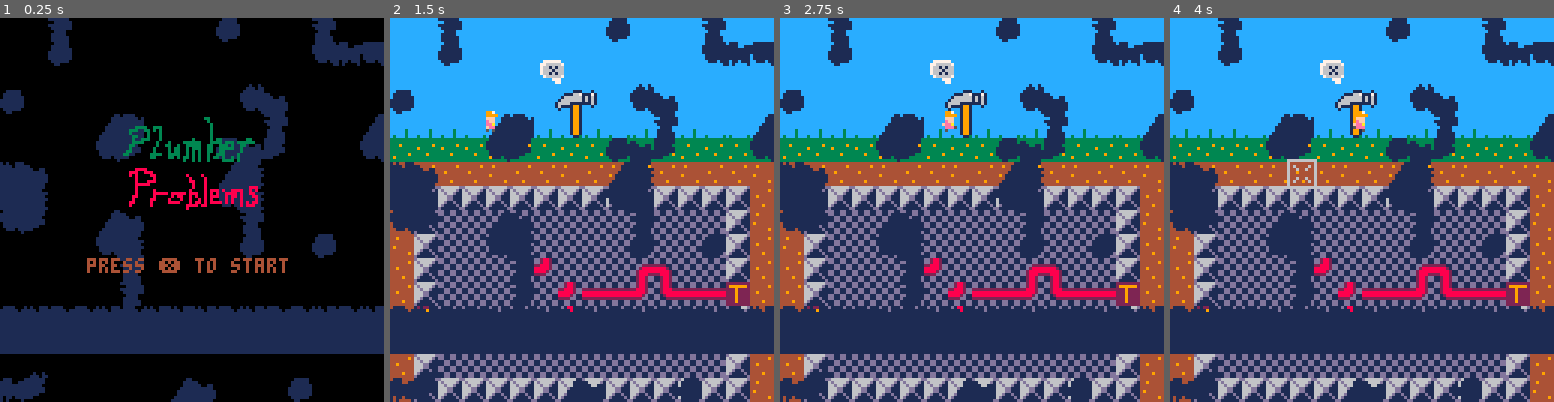
Above: before the commit, frames 1-4 (left to right).
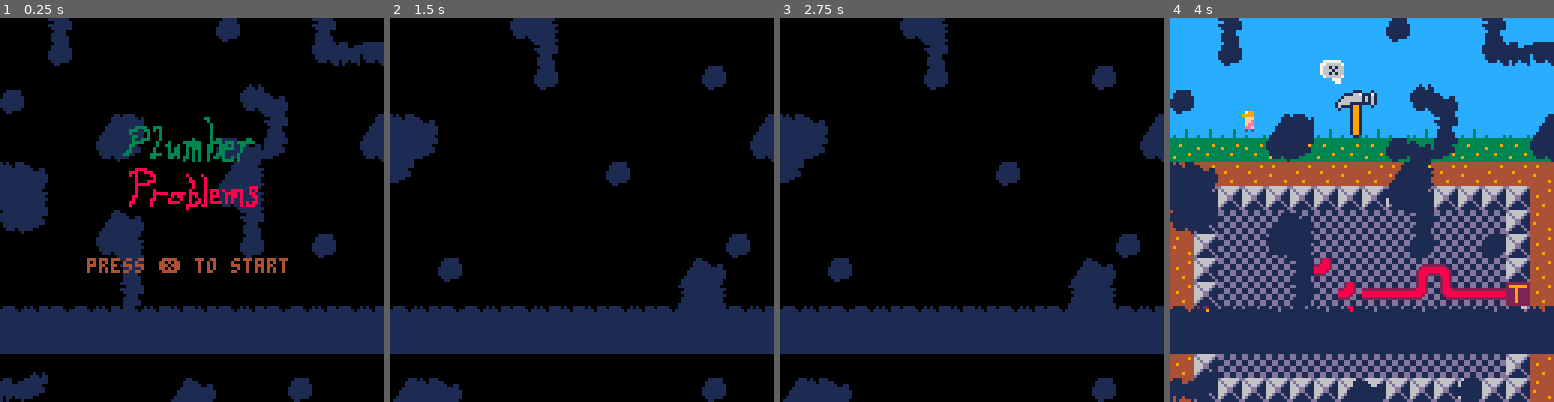
Above: after the commit, the same moments.

Repository: mphelp/picoresearch
Game: PICO-8 cartridge carts/game1.p8
Two runs of this game, one before a commit and one after it. Both use one fixed random seed, a clock stepped at 60 frames per second and the inputs below.
Inputs:
- Up to frame 1 (0.25 s): no input
- Up to frame 2 (1.5 s): tap X (X key) at 0.33, 1.07 s; tap O (Z key) at 0.7 s
- Up to frame 3 (2.75 s): hold Right 1.6-2.1 s; tap O (Z key) at 1.7, 2.1, 2.5 s; tap X (X key) at 1.85 s; hold Up 2.15-2.42 s; hold Right from 2.47 s (still down)
- Up to frame 4 (4 s): tap O (Z key) at 2.9, 3.3, 3.7 s; tap X (X key) at 2.97 s; release Right at 3.03 s; hold Left 3.08-3.58 s; hold Down 3.63-3.97 s

The runs differ from the first frame. In frame 1, less than 0.1% of the frame differs, in the area x 11-75%, y 31-96%; in frame 2, 86%, in the area x 0-100%, y 0-100%; in frame 3, 86%; in frame 4, 0.5%.

Commit message:
Intro code

Diff:
--- a/carts/game1.p8
+++ b/carts/game1.p8
@@ -15,6 +15,7 @@
 
 -- gstate: move, curs, beginzoom, zoomin, zoomed, rotate, zoomout
 local gstate, glevel=0
+local intro_timer = 0
 
 -- macros
 bnmap = {x=5, z=4, l=0, r=1, u=2, d=3 }
@@ -60,6 +61,7 @@
 
 handle_state_transitions = function()
     title_check()
+    intro_check()
     hammer_check()
     curs_check()
 end
@@ -106,21 +108,26 @@
         cls(config.title_bgcolor)
         draw_title()
     else
-        cls(config.bgcolor)
-        draw_floor()
-        draw_level()
-        draw_hammer()
-        draw_player()
-        draw_border()
-        draw_header()
-        if (gstate != "move") then
-            print(debug_string)
-            print(target_string)
-            print(soln_string)
-            if (gstate == "curs") then
-                draw_curs()
-            else
-                transform_and_display_buffer()
+        if (gstate == "intro") then
+            cls(config.title_bgcolor)
+            draw_intro()
+        else
+            cls(config.bgcolor)
+            draw_floor()
+            draw_level()
+            draw_hammer()
+            draw_player()
+            draw_border()
+            draw_header()
+            if (gstate != "move") then
+                print(debug_string)
+                print(target_string)
+                print(soln_string)
+                if (gstate == "curs") then
+                    draw_curs()
+                else
+                    transform_and_display_buffer()
+                end
             end
         end
     end
@@ -140,10 +147,13 @@
 draw_title = function()
     -- draw title
 
-    map(0,0,0,0,16,16)
+    map(gmap.title.x,gmap.title.y,0,0,16,16)
     spr(10,38,32,6,4)
     -- start button
     print("press ❎ to start", 29, 80, 4)
+end
+draw_intro = function()
+    map(gmap.intro.x,gmap.intro.y,0,0,16,16)
 end
 
 draw_level = function()
@@ -218,6 +228,7 @@
     border = {x = 112, y = 0},
     land = {x = 16,y = 0},
     title = {x = 0, y = 0},
+    intro = {x = 16, y = 0},
     -- levels
     [0] = {x = 16, y = 0},
     [1] = {x = 32, y = 0},
@@ -278,9 +289,21 @@
 -- State transitions:
 title_check = function()
     if (gstate == "title") then
-        if (btn(4) or btn(5)) then
+        if (bnp('z') or bnp('x')) then
+            gstate = "intro"
+            --glevel = 1
+            --play_bridge() -- for now
+        end
+    end
+end
+intro_check = function()
+    -- If buttons are pressed, go to levels
+    intro_timer = intro_timer + 1
+    if (gstate == "intro") then
+        if ((btn(4) or btn(5)) and intro_timer > 100) then
             gstate = "move"
             glevel = 1
+            --glevel = 1
             play_bridge() -- for now
         end
     end
@@ -875,22 +898,22 @@
 000000000000000000000000000000000903060c0f0f050a0000000000000000903060c0f0f050a00000000000000000693c96c3a55a0000000000000000000000000000000000000000000000000000000000000000000000000000000000000000000000000000000000000001000000000000000000000000000000010101
 0000000000000000000000000000000000000000000000000000000000000000000000000000000000000000000000000000000000000000000000000000000000000000000000000000000000000000000000000000000000000000000000000000000000000000000000000000000000000000000000000000000000000000
 __map__
-0000d3000000000000d1000000d300005e5e5e5e5e5e5e5e5e5e5e5e5e5e5e5e5e5e5e5e5e5e5e5e5e5e5e5e5e5e5e5e5e5e5e5e5e5e5e5e5e5e5e5e5e5e5e5e5e5e5e5e5e5e5e5e5e5e5e5e5e5e5e5e5e5e5e5e5e5e5e5e5e5e5e5e5e5e5e5e0000000000000000000000000000000048484848484848484848484848484848
-0000d100000000000000000000f2d2f25e5e5e5e5e5e5e5e5e5e5e5e5e5e5e5e5e5e5e5e5e5e5e5e5e5e5e5e5e5e5e5e5e5e5e5e5e5e5e5e5e5e5e5e5e5e5e5e5e5e5e5e5e5e5e5e5e5e5e5e5e5e5e5e5e5e5e5e5e5e5e5e5e5e5e5e5e5e5e5e0000000000000000000000000000000048000000000000000000000000000048
-00000000000000000000c500000000005e5e5e5e5e5e5e5e5e5e5e5e5e5e5e5e5e5e5e5e5e5e5e5e5e5e5e5e5e5e5e5e5e5e5e5e5e5e5e5e5e5e5e5e5e5e5e5e5e5e5e5e5e5e5e5e5e5e5e5e5e5e5e5e5e5e5e5e5e5e5e5e5e5e5e5e5e5e5e5e0000000000000000000000000000000048000000000000000000000000000048
-d1000000000000000000f2e3000000005e5e5e5e5e5e5e5e5e5e5e5e5e5e5e5e5e5e5e5e5e5e5e5e5e5e5e5e5e5e5e5e5e5e5e5e5e5e5e5e5e5e5e5e5e5e5e5e5e5e5e5e5e5e5e5e5e5e5e5e5e5e5e5e5e5e5e5e5e5e5e5e5e5e5e5e5e5e5e5e0000000000000000000000000000000048000000000000000000000000000048
-00000000e2c30000000000d3000000e26e6e6e6f6e6f6e6f6e6f6e6e6e6f6f6e6e6e6e6f6e6f6e6f6e6f6e6e6e6f6f6e6e6e6e6f6e6f6e6f6e6f6e6e6e6f6f6e6e6e6e6f6e6f6e6f6e6f6e6e6e6f6f6e6e6e6e6f6e6f6e6f6e6f6e6e6e6f6f6e0000000000000000000000000000000048000000000000000000000000000048
-00000000f2f3000000d1e3f3000000f27e7f7f7f7e7f7e7f7e7f7f7e7e7f7e7f7e7f7f7f7e7f7e7f7e7f7f7e7e7f7e7f7e7f7f7f7e7f7e7f7e7f7f7e7e7f7e7f7e7f7f7f7e7f7e7f7e7f7f7e7e7f7e7f7e7f7f7f7e7f7e7f7e7f7f7e7e7f7e7f0000000000000000000000000000000048000000000000000000000000000048
-c4e300000000000000e2d500000000007d6d6d6d7d6d6d7d6d7d6d6d7d6d6d7d7d6d6d6d7d6d6d7d6d7d6d6d7d6d6d7d7d6d0707070707070707070707077d7d7d6d0707070707070707070707077d7d7d6d0707070707070707070707077d7d0000000000000000000000000000000048000000000000000000000000000048
-e0d500000000000000f2d500000000007d7d6d6d6d6d6d6d6d6d6d6d6d6d6d6d7d07070707070707070707070707076d7d7d0700000000111616161200077d6d7d7d0700002123002122002700077d6d7d7d0522000011161616161612077d6d0000000000000000000000000000000048000000000000000000000000000048
-f2f30000e2e300000000d300000000007d7d6d6d6d6d6d6d6d6d6d6d7d7d6d7d7d07000000000000000000000000077d7d6d0700000000000000001016366d7d7d6d0700002300212320262727046d7d7d6d0727000017000000000011366d7d0000000000000000000000000000000048000000000000000000000000000048
-00000000f2d500000000d10000d100007d7d6d6d6d6d6d6d7d7d6d6d6d7d7d6d7d07000000130000000000000000076d7d6d0700001100111616161300077d6d7d6d0700000000270027002727077d6d7d6d0720220034000000000017077d6d0000000000000000000000000000000048000000000000000000000000000048
-0000000000d3000000000000000000007d7d6d6d6d6d7d7d6d6d6d6d7d7d7d6d6d07000000001300000011120000076d6d7d0700001700170000000017077d6d6d7d0700002123270027000000077d6d6d7d0700202634262626262217077d6d0000000000000000000000000000000048000000000000000000000000000048
-0000000000d3000000000000000000007d6d6d6d6d7d7d7d7d7d6d6d7d6d7d6d6d07000000000013161613101616366d6d6d0700001012130000000017076d6d6d6d0700002420272623000000076d6d6d6d0700000034000000002035046d6d0000000000000000000000000000000048000000000000000000000000000048
-c3c4c3c3c4c3c4c4c4c3c4c3c3c4c3c47d6d6d6d6d7d7d7d7d7d7d6d7d6d7d6d7d37161200000017000000000000076d7d7d3716161613000000001113076d6d7d7d0525262300270000000000076d6d7d7d0700000017170000001113076d6d0000000000000000000000000000000048000000000000000000000000000048
-e0e0e0e0e0e0e0e0e0e0e0e0e0e0e0e07d7d6d6d6d6d6d6d6d7d7d7d7d7d7d7d7d07001016161613000000000000077d7d6d0700000000000000111300077d7d7d6d0700000000270000000000077d7d7d6d3716161613171616161300077d7d0000000000000000000000000000000048000000000000000000000000000048
-00c500000000000000000000000000006d7d7d7d7d7d6d6d6d7d7d7d6d6d6d6d6d07000000000000000000000000076d6d7d0700001016161616130000077d6d6d7d0700202626230000000000077d6d6d7d0700000000170000000000077d6d0000000000000000000000000000000048000000000000000000000000000048
-d2f30000000000e2e3000000d10000007d6d6d6d6d7d7d7d6d6d6d6d6d6d6d7d7d07070707070707070707070707077d7d6d0707070707070707070707076d7d7d6d0707070707070707070707076d7d7d6d0707070707070707070707076d7d0000000000000000000000000000000048484848484848484848484848484848
+0000d3000000000000d1000000d300000000000000f2d50000000000000000005e5e5e5e5e5e5e5e5e5e5e5e5e5e5e5e5e5e5e5e5e5e5e5e5e5e5e5e5e5e5e5e5e5e5e5e5e5e5e5e5e5e5e5e5e5e5e5e5e5e5e5e5e5e5e5e5e5e5e5e5e5e5e5e0000000000000000000000000000000048484848484848484848484848484848
+0000d100000000000000000000f2d2f2000000000000d30000000000000000005e5e5e5e5e5e5e5e5e5e5e5e5e5e5e5e5e5e5e5e5e5e5e5e5e5e5e5e5e5e5e5e5e5e5e5e5e5e5e5e5e5e5e5e5e5e5e5e5e5e5e5e5e5e5e5e5e5e5e5e5e5e5e5e0000000000000000000000000000000048000000000000000000000000000048
+00000000000000000000c50000000000000000000000d1000000000000d100005e5e5e5e5e5e5e5e5e5e5e5e5e5e5e5e5e5e5e5e5e5e5e5e5e5e5e5e5e5e5e5e5e5e5e5e5e5e5e5e5e5e5e5e5e5e5e5e5e5e5e5e5e5e5e5e5e5e5e5e5e5e5e5e0000000000000000000000000000000048000000000000000000000000000048
+d1000000000000000000f2e300000000000000000000000000000000000000005e5e5e5e5e5e5e5e5e5e5e5e5e5e5e5e5e5e5e5e5e5e5e5e5e5e5e5e5e5e5e5e5e5e5e5e5e5e5e5e5e5e5e5e5e5e5e5e5e5e5e5e5e5e5e5e5e5e5e5e5e5e5e5e0000000000000000000000000000000048000000000000000000000000000048
+00000000e2c30000000000d3000000e2c4e300000000000000000000000000e26e6e6e6f6e6f6e6f6e6f6e6e6e6f6f6e6e6e6e6f6e6f6e6f6e6f6e6e6e6f6f6e6e6e6e6f6e6f6e6f6e6f6e6e6e6f6f6e6e6e6e6f6e6f6e6f6e6f6e6e6e6f6f6e0000000000000000000000000000000048000000000000000000000000000048
+00000000f2f3000000d1e3f3000000f2e0f300000000000000000000000000f27e7f7f7f7e7f7e7f7e7f7f7e7e7f7e7f7e7f7f7f7e7f7e7f7e7f7f7e7e7f7e7f7e7f7f7f7e7f7e7f7e7f7f7e7e7f7e7f7e7f7f7f7e7f7e7f7e7f7f7e7e7f7e7f0000000000000000000000000000000048000000000000000000000000000048
+c4e300000000000000e2d50000000000f30000000000000000d10000000000007d6d6d6d7d6d6d7d6d7d6d6d7d6d6d7d7d6d0707070707070707070707077d7d7d6d0707070707070707070707077d7d7d6d0707070707070707070707077d7d0000000000000000000000000000000048000000000000000000000000000048
+e0d500000000000000f2d50000000000000000000000000000000000000000007d07070707070707070707070707076d7d7d0700000000111616161200077d6d7d7d0700002123002122002700077d6d7d7d0522000011161616161612077d6d0000000000000000000000000000000048000000000000000000000000000048
+f2f30000e2e300000000d30000000000000000000000000000000000000000007d07000000000000000000000000077d7d6d0700000000000000001016366d7d7d6d0700002300212320262727046d7d7d6d0727000017000000000011366d7d0000000000000000000000000000000048000000000000000000000000000048
+00000000f2d500000000d10000d100000000000000000000000000000000d1007d07000000130000000000000000076d7d6d0700001100111616161300077d6d7d6d0700000000270027002727077d6d7d6d0720220034000000000017077d6d0000000000000000000000000000000048000000000000000000000000000048
+0000000000d3000000000000000000000000d1000000000000000000e2e300006d07000000001300000011120000076d6d7d0700001700170000000017077d6d6d7d0700002123270027000000077d6d6d7d0700202634262626262217077d6d0000000000000000000000000000000048000000000000000000000000000048
+0000000000d300000000000000000000000000000000000000000000d4d500006d07000000000013161613101616366d6d6d0700001012130000000017076d6d6d6d0700002420272623000000076d6d6d6d0700000034000000002035046d6d0000000000000000000000000000000048000000000000000000000000000048
+c3c4c3c3c4c3c4c4c4c3c4c3c3c4c3c4c3c4c3c3c4c3c4c4c4c3c4c3e0e0c3c47d37161200000017000000000000076d7d7d3716161613000000001113076d6d7d7d0525262300270000000000076d6d7d7d0700000017170000001113076d6d0000000000000000000000000000000048000000000000000000000000000048
+e0e0e0e0e0e0e0e0e0e0e0e0e0e0e0e0e0e0e0e0e0e0e0e0e0e0e0e0e0e0e0e07d07001016161613000000000000077d7d6d0700000000000000111300077d7d7d6d0700000000270000000000077d7d7d6d3716161613171616161300077d7d0000000000000000000000000000000048000000000000000000000000000048
+00c50000000000000000000000000000000000000000000000000000000000006d07000000000000000000000000076d6d7d0700001016161616130000077d6d6d7d0700202626230000000000077d6d6d7d0700000000170000000000077d6d0000000000000000000000000000000048000000000000000000000000000048
+d2f30000000000e2e3000000d1000000e2c4e300000000000000000000d100007d07070707070707070707070707077d7d6d0707070707070707070707076d7d7d6d0707070707070707070707076d7d7d6d0707070707070707070707076d7d0000000000000000000000000000000048484848484848484848484848484848
 d0d0d0d0d0d0d0d0d0d0d0d0d0d0d0d0c0c0c0c0c0c0c0c0c0c0c0d0d0d00000000000000000000000000000000000000000000000000000000000000000000000000000000000000000000000000000000000000000000000000000000000000000000000000000000000000000000000000000000000000000000000000000
 d0d0d0000000000000000000000000d0c0c0c0e1d1c1c1d1c1c0c0d0d0d00000000000000000000000000000000000000000000000000000000000000000000000000000000000000000000000000000000000000000000000000000000000000000000000000000000000000000000000000000000000000000000000000000
 d0d0d00000f2f2f2f2f2f200000000d0c0c0c0c1c1e1c2c3e1c0c0d0d0d00000000000000000000000000000000000000000000000000000000000000000000000000000000000000000000000000000000000000000000000000000000000000000000000000000000000000000000000000000000000000000000000000000
Not shown, changed: 22 lines of the sprite sheet (__gfx__) section of carts/game1.p8
